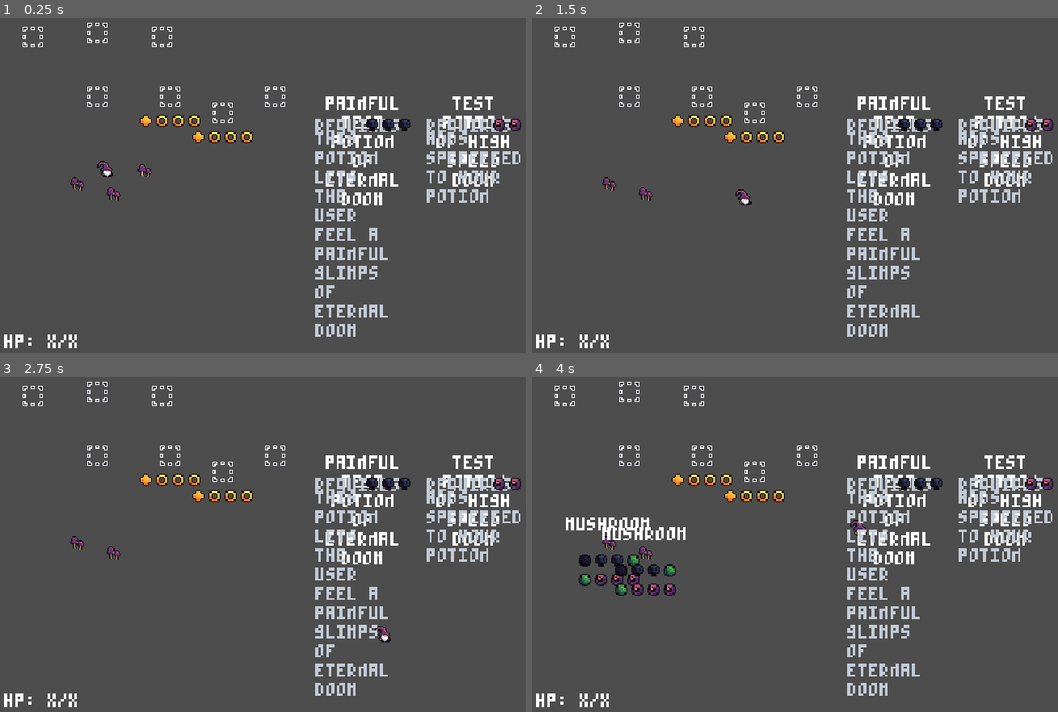
Above: before the commit, frames 1-4 (two rows, left to right).
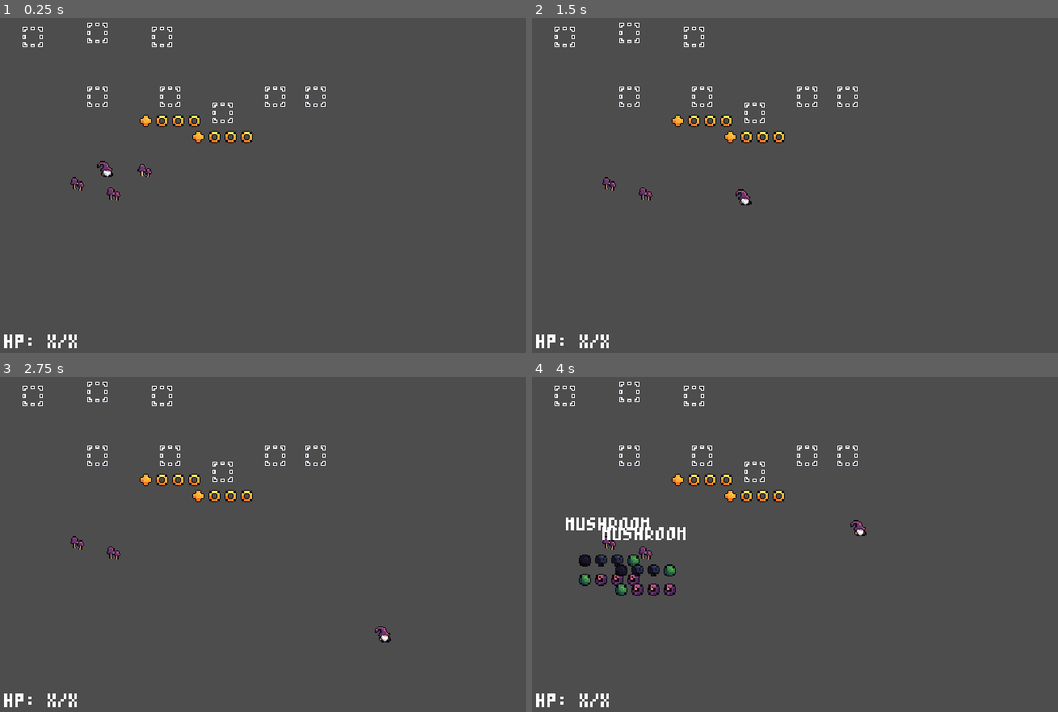
Above: after the commit, the same moments.

Repository: Felix1Stein/godot-alchemist-renew
Game: Godot game, scene res://Scenes/main.tscn
The game is run twice, just before and just after one commit, with the same random seed, the same clock (stepped at 60 frames per second) and the same inputs.
Inputs (mouse positions are in pixels of both pictures, inside the frame that each line leads up to):
- Up to frame 1 (0.25 s): no input
- Up to frame 2 (1.5 s): tap Enter at 0.5 s; move the mouse to (994, 155) at 0.52 s; hold D (move_right_p1) 0.53-1.28 s; right-click (994, 155) at 0.6 s; move the mouse to (726, 192) at 1.27 s; hold S (move_down_p1) from 1.28 s (still down); click (726, 192) at 1.35 s
- Up to frame 3 (2.75 s): move the mouse to (389, 450) at 2.02 s; release S (move_down_p1) at 2.03 s; hold D (move_right_p1) from 2.03 s (still down); tap Shift (dash_p1) at 2.1 s
- Up to frame 4 (4 s): move the mouse to (821, 604) at 2.77 s; release D (move_right_p1) at 2.78 s; hold W (move_up_p1) 2.78-3.53 s; tap E (interact_p1) at 2.85 s; tap Space at 3.5 s; move the mouse to (1047, 588) at 3.52 s; hold A (move_left_p1) from 3.53 s (still down); tap K (toggle_tooltips) at 3.6 s

The runs differ from the first frame. In frame 1, 5.6% of the frame differs, in the area x 58-100%, y 20-96%; in frame 2, 5.6%; in frame 3, 5.6%; in frame 4, 5.6%.

Commit message:
Improved potion card rendering

Diff:
--- a/Prefabs/PotionCardRenderer.tscn
+++ b/Prefabs/PotionCardRenderer.tscn
@@ -4,7 +4,12 @@
 [ext_resource type="FontFile" uid="uid://cutaxq6g3wp0b" path="res://Assets/Fonts/MonoSpaceMicroFont.png" id="2_k2frp"]
 [ext_resource type="FontFile" uid="uid://bfq8iy7ddg6kp" path="res://Assets/Fonts/EssenceFontOrdered.png" id="3_2imx2"]
 
-[node name="PotionCardRenderer" type="Node2D" node_paths=PackedStringArray("name_display", "essence_requirement_display", "effect_display")]
+[node name="PotionCardRenderer" type="Control" node_paths=PackedStringArray("name_display", "essence_requirement_display", "effect_display")]
+custom_minimum_size = Vector2(96, 80)
+layout_mode = 3
+anchors_preset = 0
+offset_right = 96.0
+offset_bottom = 72.0
 script = ExtResource("1_wkrlr")
 name_display = NodePath("Name")
 essence_requirement_display = NodePath("EssenceRequirement")
@@ -12,6 +17,7 @@
 
 [node name="Name" type="Label" parent="."]
 texture_filter = 1
+layout_mode = 2
 offset_right = 96.0
 offset_bottom = 16.0
 theme_override_fonts/font = ExtResource("2_k2frp")
@@ -20,6 +26,7 @@
 
 [node name="EssenceRequirementTitle" type="Label" parent="."]
 texture_filter = 1
+layout_mode = 2
 offset_top = 22.0
 offset_right = 80.0
 offset_bottom = 30.0
@@ -29,6 +36,7 @@
 
 [node name="EssenceRequirement" type="Label" parent="."]
 texture_filter = 1
+layout_mode = 2
 offset_left = 32.0
 offset_top = 20.0
 offset_right = 96.0
@@ -39,6 +47,7 @@
 
 [node name="Effect" type="Label" parent="."]
 texture_filter = 1
+layout_mode = 2
 offset_top = 35.0
 offset_right = 96.0
 offset_bottom = 70.0
--- a/Prefabs/PotionGenerationPipeline/PotionCreator.tscn
+++ b/Prefabs/PotionGenerationPipeline/PotionCreator.tscn
@@ -10,6 +10,7 @@
 [ext_resource type="Script" path="res://Scripts/DataContainers/PotionCardData.gd" id="8_6ywq4"]
 [ext_resource type="PackedScene" uid="uid://c6dwsk64s4c0c" path="res://Prefabs/PotionCardRenderer.tscn" id="9_oaqok"]
 [ext_resource type="Script" path="res://Scripts/Components/Interactible.gd" id="10_1uu8w"]
+[ext_resource type="FontFile" uid="uid://cutaxq6g3wp0b" path="res://Assets/Fonts/MonoSpaceMicroFont.png" id="10_6ro1k"]
 [ext_resource type="Texture2D" uid="uid://c1gi4nig56rx" path="res://Assets/UserInterface/TriggerArea.png" id="11_nui3f"]
 
 [sub_resource type="Resource" id="Resource_xrp7h"]
@@ -39,6 +40,65 @@
 essence_requirement = SubResource("Resource_p84mq")
 potion_effect = SubResource("Resource_uxsmv")
 
+[sub_resource type="Resource" id="Resource_orlcv"]
+script = ExtResource("5_xsttq")
+type = 0
+amount = 1
+
+[sub_resource type="Resource" id="Resource_ws2ip"]
+script = ExtResource("6_03e4k")
+essences = Array[ExtResource("5_xsttq")]([SubResource("Resource_orlcv")])
+
+[sub_resource type="Resource" id="Resource_hovbd"]
+script = ExtResource("7_k5vso")
+max_uses = 10
+uses = 10
+usage_delay = 1.0
+damage = 1
+speed = 100.0
+name = "ITEM NAME"
+description = "ITEM DESCRIPTION"
+gold_value = 0
+
+[sub_resource type="Resource" id="Resource_ti38x"]
+script = ExtResource("8_6ywq4")
+name = "POTION NAME"
+description = "POTION DESCRIPTION"
+essence_requirement = SubResource("Resource_ws2ip")
+potion_effect = SubResource("Resource_hovbd")
+
+[sub_resource type="Resource" id="Resource_wf5it"]
+script = ExtResource("5_xsttq")
+type = 8
+amount = 1
+
+[sub_resource type="Resource" id="Resource_u28wn"]
+script = ExtResource("5_xsttq")
+type = 10
+amount = 2
+
+[sub_resource type="Resource" id="Resource_4j8tn"]
+script = ExtResource("6_03e4k")
+essences = Array[ExtResource("5_xsttq")]([SubResource("Resource_wf5it"), SubResource("Resource_u28wn")])
+
+[sub_resource type="Resource" id="Resource_734ma"]
+script = ExtResource("7_k5vso")
+max_uses = 10
+uses = 10
+usage_delay = 1.0
+damage = 1
+speed = 100.0
+name = "ITEM NAME"
+description = "ITEM DESCRIPTION"
+gold_value = 0
+
+[sub_resource type="Resource" id="Resource_6da7c"]
+script = ExtResource("8_6ywq4")
+name = "POTION NAME"
+description = "POTION DESCRIPTION"
+essence_requirement = SubResource("Resource_4j8tn")
+potion_effect = SubResource("Resource_734ma")
+
 [sub_resource type="RectangleShape2D" id="RectangleShape2D_bn16g"]
 size = Vector2(6, 6)
 
@@ -50,20 +110,46 @@
 source_anchor = NodePath("SourceAnchor")
 target_anchor = NodePath("TargetAnchor")
 
-[node name="PotionCardManager" type="Node2D" parent="."]
-position = Vector2(40, 0)
+[node name="PotionCardManager" type="Node2D" parent="." node_paths=PackedStringArray("potion_card_container")]
 script = ExtResource("3_r765b")
-potion_cards = Array[ExtResource("8_6ywq4")]([ExtResource("4_v2kat"), SubResource("Resource_essqb")])
+potion_cards = Array[ExtResource("8_6ywq4")]([ExtResource("4_v2kat"), SubResource("Resource_essqb"), SubResource("Resource_ti38x"), SubResource("Resource_6da7c")])
 potion_card_prefab = ExtResource("9_oaqok")
+potion_card_container = NodePath("PotionCardContainer")
 
-[node name="Interactible" type="Area2D" parent="."]
+[node name="PotionCardContainer" type="HFlowContainer" parent="PotionCardManager"]
+custom_minimum_size = Vector2(96, 96)
+offset_left = 75.0
+offset_top = -75.0
+offset_right = 171.0
+offset_bottom = 21.0
+
+[node name="Label" type="Label" parent="PotionCardManager/PotionCardContainer"]
+layout_mode = 2
+theme_override_fonts/font = ExtResource("10_6ro1k")
+text = "POTIONS
+------------------------
+ "
+
+[node name="InteractiblePotionCreator" type="Area2D" parent="."]
 script = ExtResource("10_1uu8w")
 
-[node name="CollisionBox" type="CollisionShape2D" parent="Interactible"]
+[node name="CollisionBox" type="CollisionShape2D" parent="InteractiblePotionCreator"]
 shape = SubResource("RectangleShape2D_bn16g")
 debug_color = Color(0.309804, 0.627451, 0, 0.419608)
 
-[node name="Sprite" type="Sprite2D" parent="Interactible"]
+[node name="Sprite" type="Sprite2D" parent="InteractiblePotionCreator"]
+texture_filter = 1
+texture = ExtResource("11_nui3f")
+
+[node name="InteractibleShowCards" type="Area2D" parent="."]
+position = Vector2(40, 0)
+script = ExtResource("10_1uu8w")
+
+[node name="CollisionBox" type="CollisionShape2D" parent="InteractibleShowCards"]
+shape = SubResource("RectangleShape2D_bn16g")
+debug_color = Color(0.309804, 0.627451, 0, 0.419608)
+
+[node name="Sprite" type="Sprite2D" parent="InteractibleShowCards"]
 texture_filter = 1
 texture = ExtResource("11_nui3f")
 
@@ -76,6 +162,9 @@
 [node name="TargetAnchor" type="Node2D" parent="."]
 position = Vector2(36, -32)
 
-[connection signal="area_entered" from="Interactible" to="Interactible" method="_on_area_entered"]
-[connection signal="area_exited" from="Interactible" to="Interactible" method="_on_area_exited"]
-[connection signal="player_interacted" from="Interactible" to="." method="_on_player_interacted"]
+[connection signal="area_entered" from="InteractiblePotionCreator" to="InteractiblePotionCreator" method="_on_area_entered"]
+[connection signal="area_exited" from="InteractiblePotionCreator" to="InteractiblePotionCreator" method="_on_area_exited"]
+[connection signal="player_interacted" from="InteractiblePotionCreator" to="." method="_on_player_interacted"]
+[connection signal="area_entered" from="InteractibleShowCards" to="InteractibleShowCards" method="_on_area_entered"]
+[connection signal="area_exited" from="InteractibleShowCards" to="InteractibleShowCards" method="_on_area_exited"]
+[connection signal="player_interacted" from="InteractibleShowCards" to="PotionCardManager" method="_on_player_interacted"]
--- a/Scripts/Components/PotionCardManager.gd
+++ b/Scripts/Components/PotionCardManager.gd
@@ -2,13 +2,17 @@
 class_name PotionCardManager
 
 @export var potion_cards : Array[PotionCardData]
+@export var potion_card_prefab : PackedScene
+@export var potion_card_container : Container
 
-@export var potion_card_prefab : PackedScene
+var cards_visible : bool = false
 
 
 # Enter tree
 func _ready() -> void:
-	render_potion_cards()
+	create_potion_card_ui()
+	cards_visible = true
+	toggle_card_visibility()
 
 
 # Generates potion data from potion cards
@@ -45,14 +49,25 @@
 
 
 # Instantiates and renders all potion cards
-func render_potion_cards() -> void:
-	var offset : Vector2 = Vector2.ZERO
+func create_potion_card_ui() -> void:
+	#var offset : Vector2 = Vector2.ZERO
 
 	for potion_card_data in potion_cards:
 		var renderer : PotionCardRenderer = potion_card_prefab.instantiate() as PotionCardRenderer
-		renderer.position = offset
+		#renderer.position = offset
 		renderer.potion_card_data = potion_card_data
-		self.add_child(renderer)
+		potion_card_container.add_child(renderer)
 		renderer.refresh_ui()
 
-		offset += Vector2(110, 0)
+		#offset += Vector2(110, 0)
+
+
+# Switches the visibility state of the potion card display
+func toggle_card_visibility() -> void:
+	cards_visible = ! cards_visible
+	potion_card_container.visible = cards_visible
+
+
+# Player interacted
+func _on_player_interacted(player : PlayerManager) -> void:
+	toggle_card_visibility()
--- a/Scripts/Components/PotionCardRenderer.gd
+++ b/Scripts/Components/PotionCardRenderer.gd
@@ -1,4 +1,4 @@
-extends Node2D
+extends Node
 class_name PotionCardRenderer
 
 @export var name_display : Label
Not shown: 1 places in Prefabs/PotionGenerationPipeline/PotionCreator.tscn that only renumber resources
